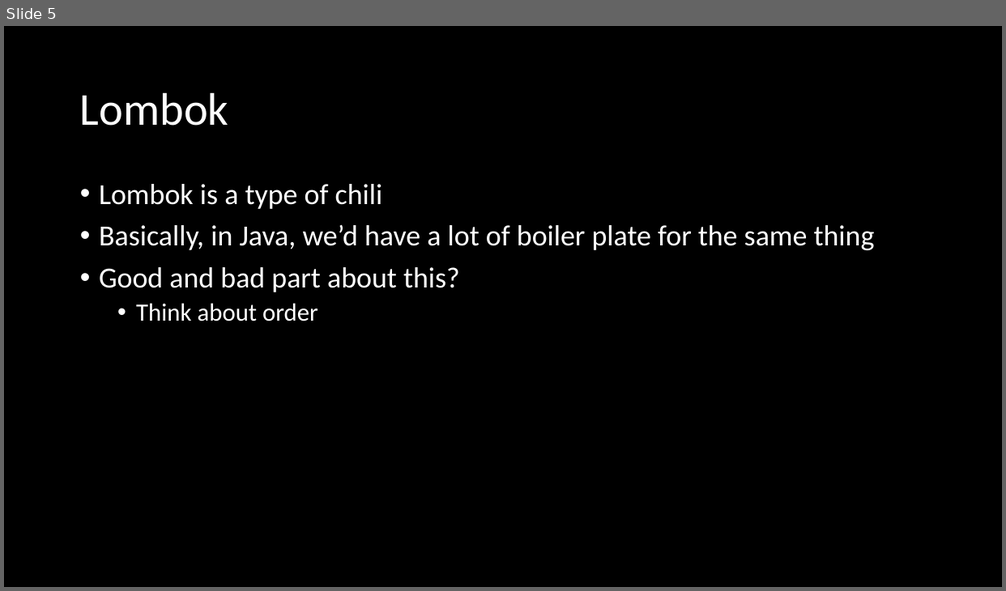
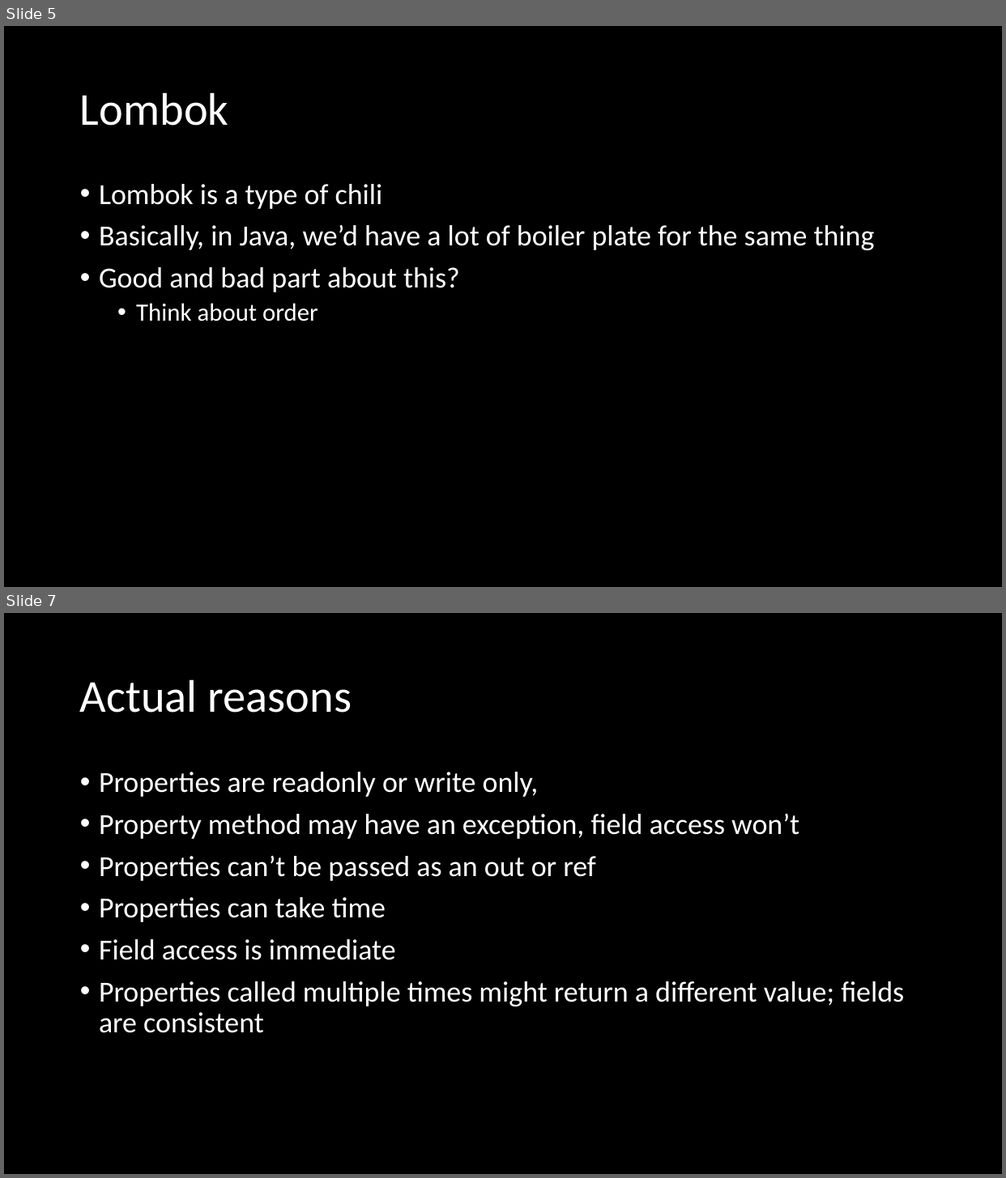
Before and after one commit to microsoft/Flash_University, a slide deck: CLR_via_CSharp/Chapter 10 - Properties/Properties.pptx. Shown one above the other, each under a label of ours: slide 5 before the commit, slides 5 and 7 after it; the slides between them are not shown. The pictures are 1006x591 and 1006x1178 pixels, drawn with LibreOffice and Linux fonts; fonts in the diff are those of the drawing. Boxes give left, top, right and bottom in pixels: in the first picture for what was removed or moved away, otherwise in the second. Text is boxed around its words. In the diff, an @@ line names an element or a change of style, - is before the commit and + after.

```diff
--- a/CLR_via_CSharp/Chapter 10 - Properties/Properties.pptx
+++ b/CLR_via_CSharp/Chapter 10 - Properties/Properties.pptx
@@ slide 7 added at <box>4,613,1002,1174</box>, background #000000 @@
@@ title added at <box>80,679,352,713</box>, 44 pt, text #FFFFFF @@
+Actual reasons
@@ text added at <box>99,772,904,1033</box>, 28 pt, text #FFFFFF @@
+• Properties are readonly or write only,
+• Property method may have an exception, field access won’t
+• Properties can’t be passed as an out or ref
+• Properties can take time
+• Field access is immediate
+• Properties called multiple times might return a different value; fields are consistent
```
Also in this commit, not shown: 1 slide changed, 1 other file.
